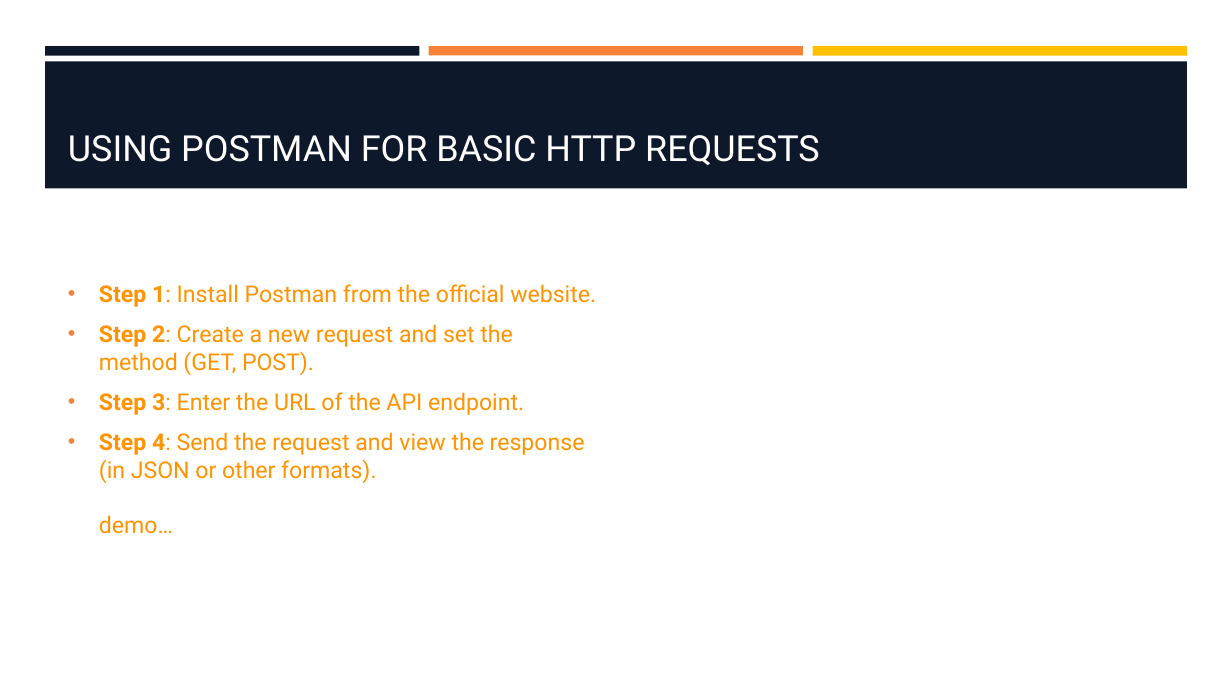
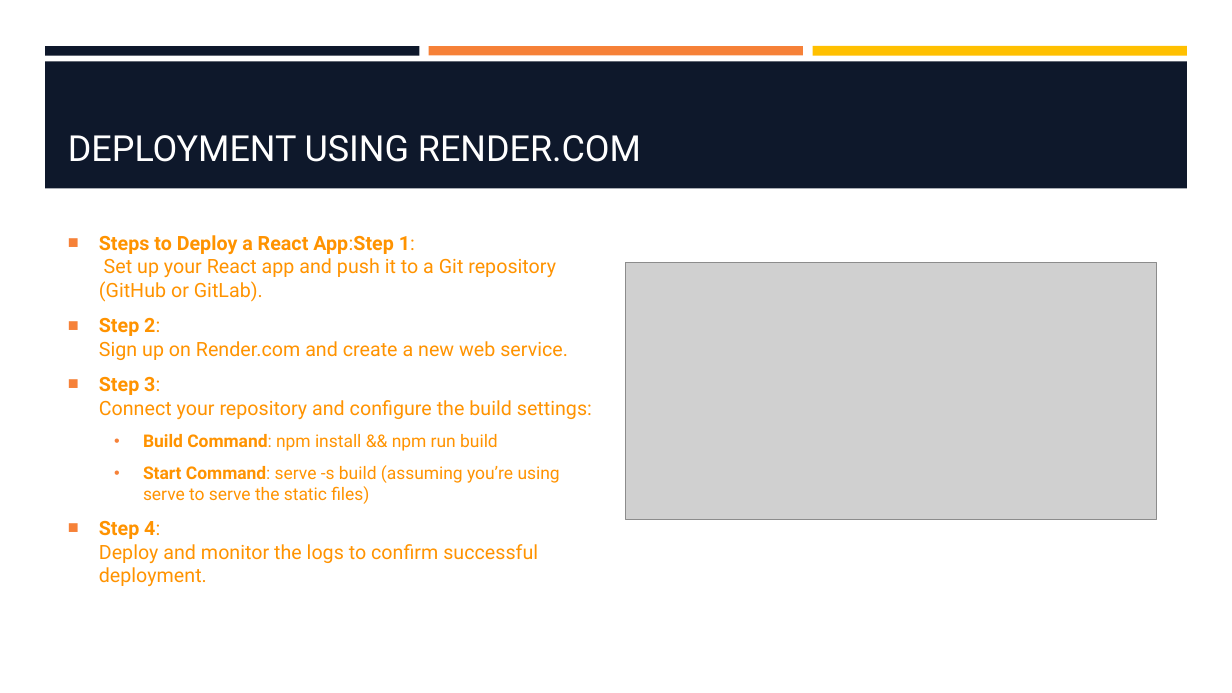
Before and after one commit to hawkeye1900/SBC-Sept24, a slide deck: slide 8 of week-9/W9-S3-Rendering-API-Deployment/W9-S3-Rendering-API-Deployment.pptx (slide 7 before the commit). Drawn at 1232x693 pixels with LibreOffice and Linux fonts; fonts in the diff are those of the drawing; grey boxes stand for pictures; background and template pictures are left out. Boxes give left, top, right and bottom in pixels: in the first picture for what was removed or moved away, otherwise in the second. Text is boxed around its words. In the diff, an @@ line names an element or a change of style, - is before the commit and + after.

```diff
--- a/week-9/W9-S3-Rendering-API-Deployment/W9-S3-Rendering-API-Deployment.pptx
+++ b/week-9/W9-S3-Rendering-API-Deployment/W9-S3-Rendering-API-Deployment.pptx
@@ title at bbox=[68, 135, 641, 162]: text changed @@
-USING POSTMAN FOR BASIC HTTP REQUESTS
+DEPLOYMENT USING RENDER.COM
@@ text at bbox=[99, 235, 592, 586]: text changed; size 18 to 15.3 pt @@
-• Step 1: Install Postman from the official website.
-• Step 2: Create a new request and set the method (GET, POST).
-• Step 3: Enter the URL of the API endpoint.
-• Step 4: Send the request and view the response (in JSON or other formats).
-  demo…
+■ Steps to Deploy a React App:Step 1:
+  Set up your React app and push it to a Git repository (GitHub or GitLab).
+■ Step 2:
+  Sign up on Render.com and create a new web service.
+■ Step 3:
+  Connect your repository and configure the build settings:
+  • Build Command: npm install && npm run build
+  • Start Command: serve -s build (assuming you’re using serve to serve the static files)
+■ Step 4:
+  Deploy and monitor the logs to confirm successful deployment.
@@ picture added at bbox=[626, 262, 1157, 519] @@
```
Also in this commit, not shown: 3 other slides changed, 5 slides added, 8 slides removed, 1 other file.
